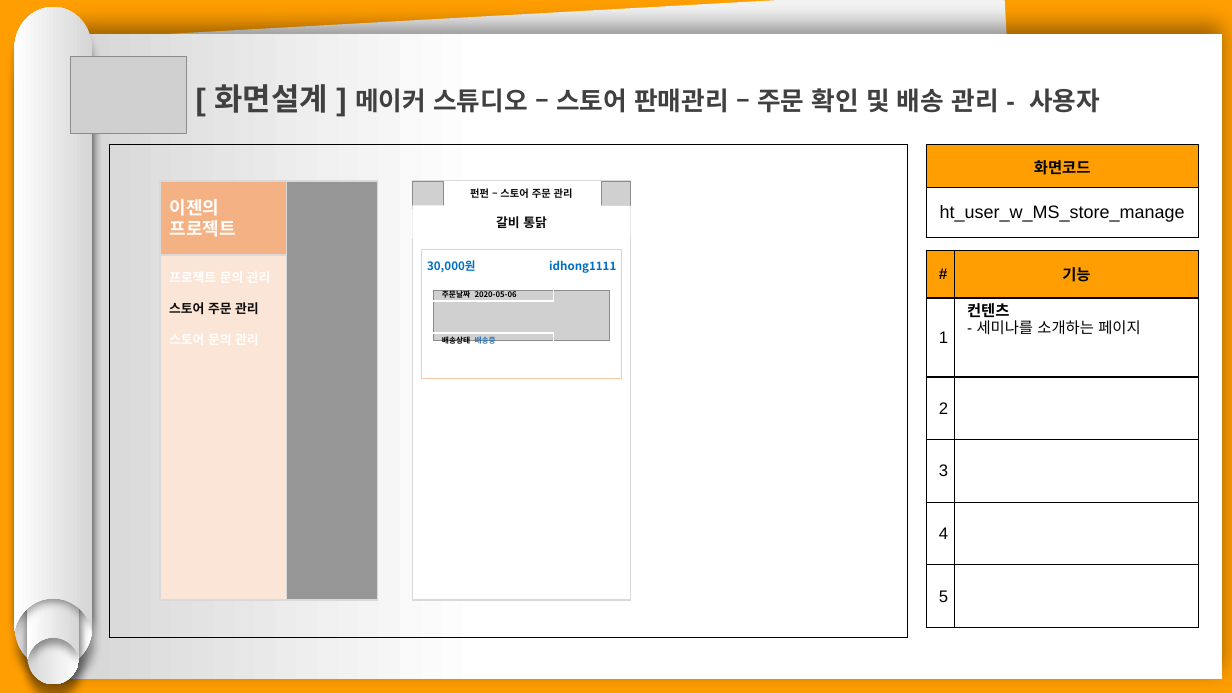
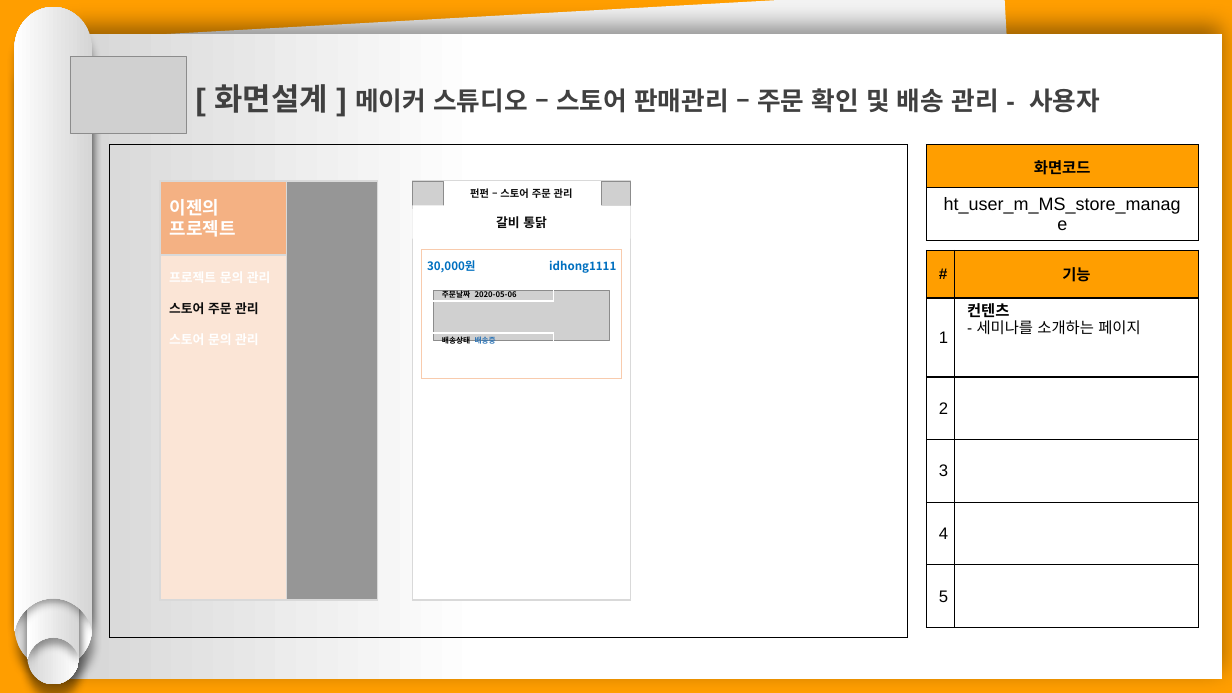
Before and after one commit to hhsw07/ezen-academy-projects, a slide deck: slide 41 of 0 발표용 파워포인트/project06 - 파워포인트 종합 - 현태.pptx (slide 39 before the commit). Drawn at 1232x693 pixels with LibreOffice and Linux fonts; fonts in the diff are those of the drawing; grey boxes stand for pictures. Boxes give left, top, right and bottom in pixels: in the first picture for what was removed or moved away, otherwise in the second. Text is boxed around its words. In the diff, an @@ line names an element or a change of style, - is before the commit and + after.

```diff
--- a/0 발표용 파워포인트/project06 - 파워포인트 종합 - 현태.pptx
+++ b/0 발표용 파워포인트/project06 - 파워포인트 종합 - 현태.pptx
@@ table at [927,145,1199,238] @@
-row 2, column 1: ht_user_w_MS_store_manage
+row 2, column 1: ht_user_m_MS_store_manage
```
Also in this commit, not shown: 4 slides added, 30 other files.
